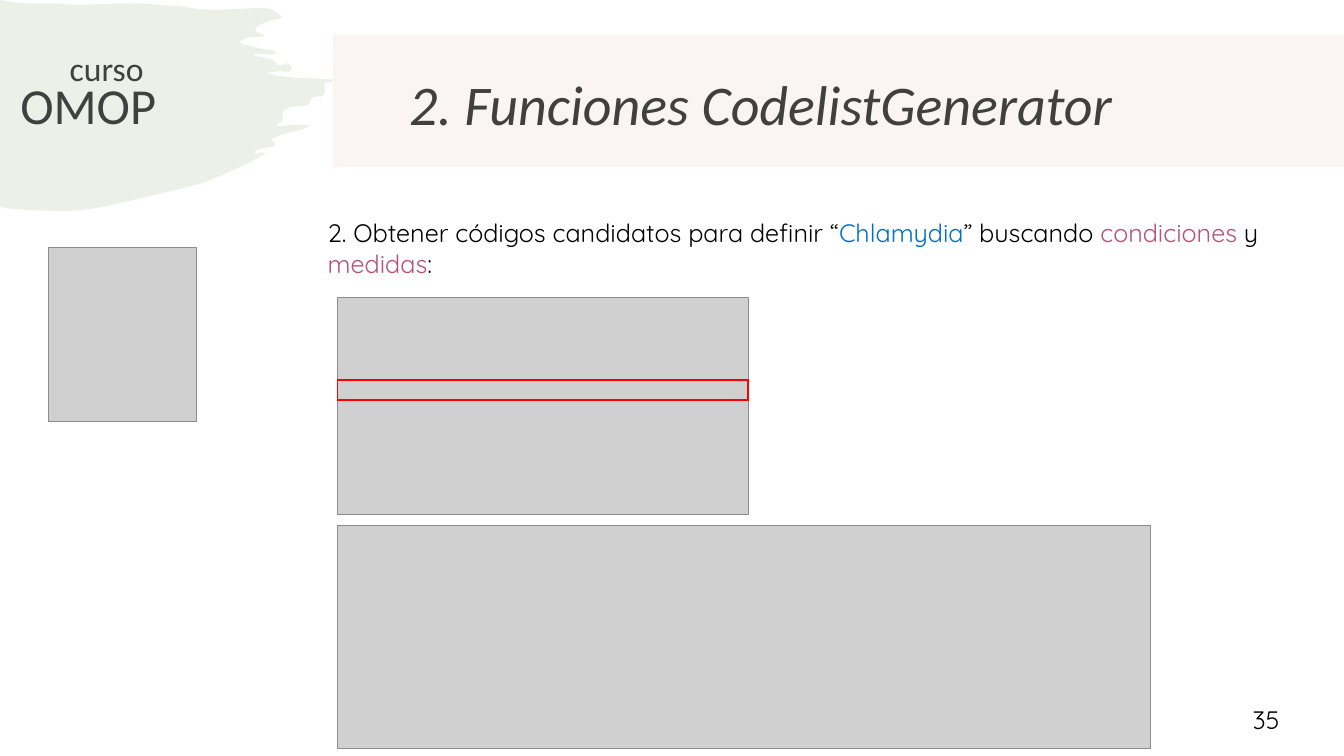
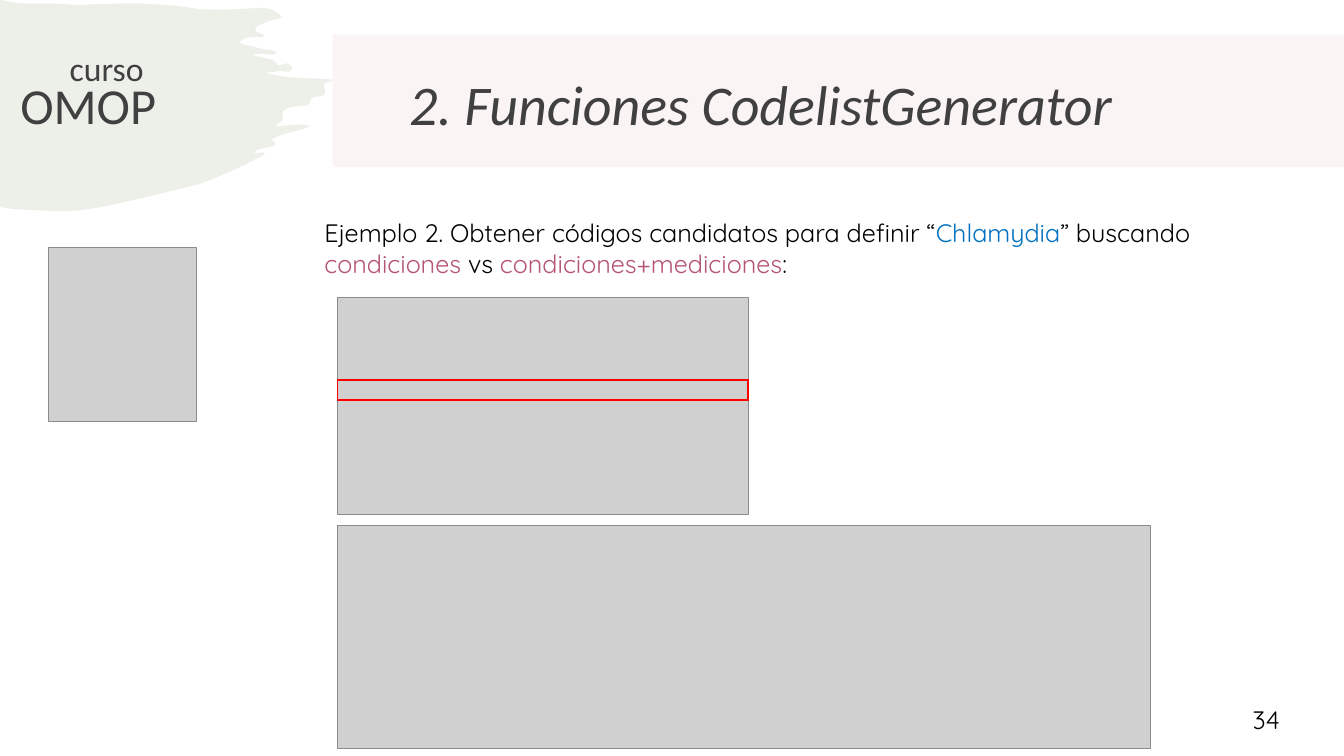
Before and after one commit to rwepi-idiapjgol/Curso_Introduccion_OMOP_2025, a slide deck: slide 34 of Dia2/CodeListGenerator/CodeListGenerator.pptx (slide 35 before the commit). Drawn at 1344x756 pixels with LibreOffice and Linux fonts; fonts in the diff are those of the drawing; grey boxes stand for pictures. Boxes give left, top, right and bottom in pixels: in the first picture for what was removed or moved away, otherwise in the second. Text is boxed around its words. In the diff, an @@ line names an element or a change of style, - is before the commit and + after.

Commit message:
CodelistGenerator

```diff
--- a/Dia2/CodeListGenerator/CodeListGenerator.pptx
+++ b/Dia2/CodeListGenerator/CodeListGenerator.pptx
@@ text at box(324, 223, 1190, 274): text changed @@
-2. Obtener códigos candidatos para definir “Chlamydia” buscando condiciones y medidas:
+Ejemplo 2. Obtener códigos candidatos para definir “Chlamydia” buscando condiciones vs condiciones+mediciones:
@@ page number at box(1253, 711, 1280, 730): text changed @@
-35
+34
```
Also in this commit, not shown: 20 other slides changed, 1 slide added, 1 slide removed, 1 other file.
